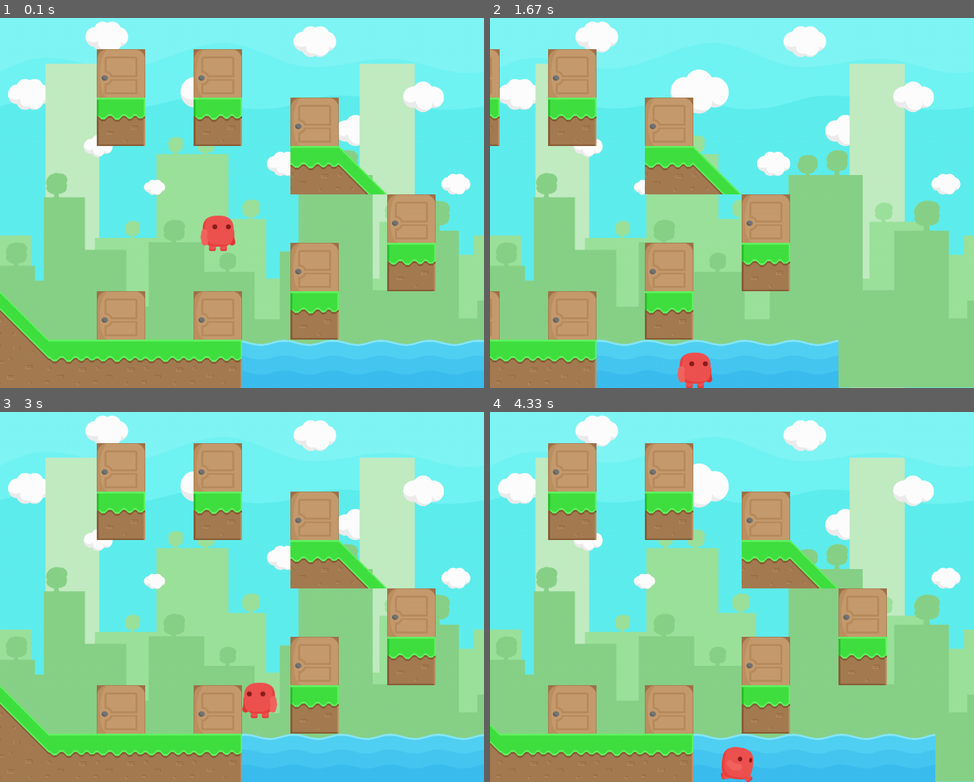
Above: before the commit, frames 1-4 (two rows, left to right).
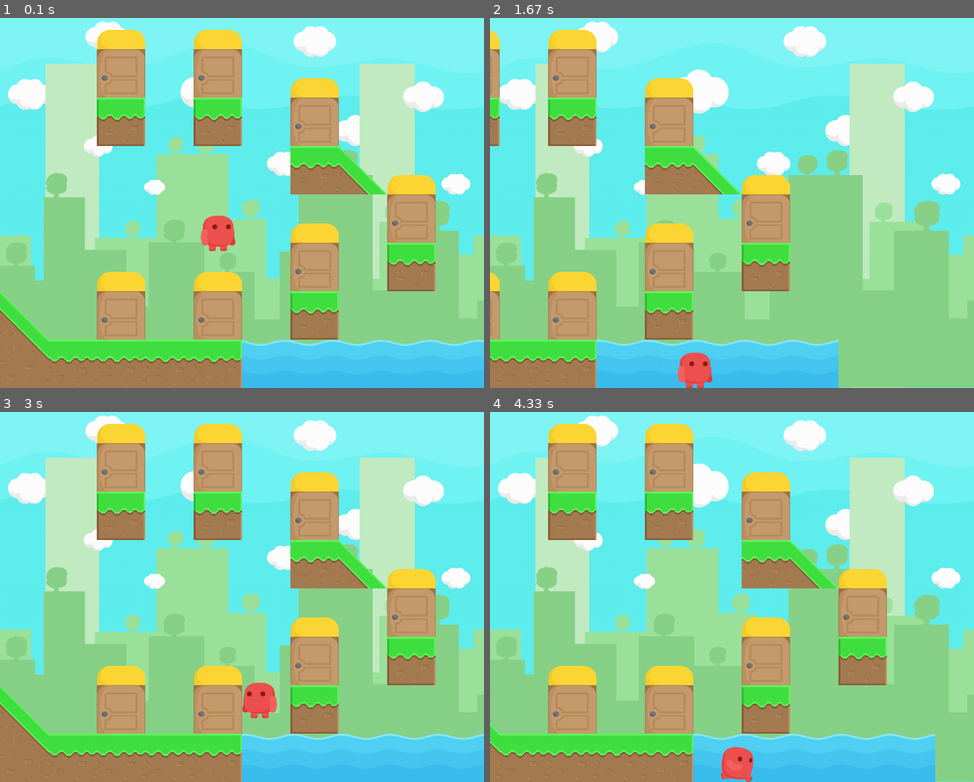
Above: after the commit, the same moments.

Repository: RogiVerakot/platformer-on-pygame
Game: pygame game, started from main.py
Same seed, same stepped clock (60 frames per second), same inputs: the game is played once before the commit and once after it.
Inputs:
- Up to frame 1 (0.1 s): no input
- Up to frame 2 (1.67 s): hold Right 0.33-0.8 s; hold Up 0.83-1.13 s; hold Right 1.17-1.63 s
- Up to frame 3 (3 s): hold Left 1.67-2.2 s; hold Left 2.23-2.63 s; hold Up from 2.67 s (still down)
- Up to frame 4 (4.33 s): release Up at 3.03 s; hold Right 3.07-3.7 s; hold Left 3.73-4.2 s; hold Right from 4.23 s (still down)

The runs differ from the first frame. In frame 1, 3.4% of the frame differs, in the area x 20-90%, y 3-74%; in frame 2, 2.6%; in frame 3, 3.4%; in frame 4, 3.4%.

Commit message:
I updated a start level

Diff:
--- a/platforms.py
+++ b/platforms.py
@@ -49,12 +49,12 @@
     # Door_2(),
     # Door_2(),
     # Door_2(),
-    # Door_3(),
-    # Door_3(),
-    # Door_3(),
-    # Door_3(),
-    # Door_3(),
-    # Door_3(),
-    # Door_3(),
+    Door_3(450, 659),
+    Door_3(250, 659),
+    Door_3(250, 159),
+    Door_3(450, 159),
+    Door_3(650, 259),
+    Door_3(650, 559),
+    Door_3(850, 459),
 
 ]
--- a/tiles.py
+++ b/tiles.py
@@ -58,5 +58,6 @@
 
 class Door_3(Tails):
     def __init__(self, x, y):
-        super().__init__(image_path='res/Free Platform Game Assets/GUI ( Update 1.7 )/Elements1024x512/image_7.png')
+        super().__init__(image_path='res/Free Platform Game Assets/GUI ( Update 1.7 )/Elements1024x512/image_6.png')
         self.rect = self.image.get_rect(midbottom=(x, y))
+        self.image = pygame.transform.scale(self.image, [a, 41.8604651163])
